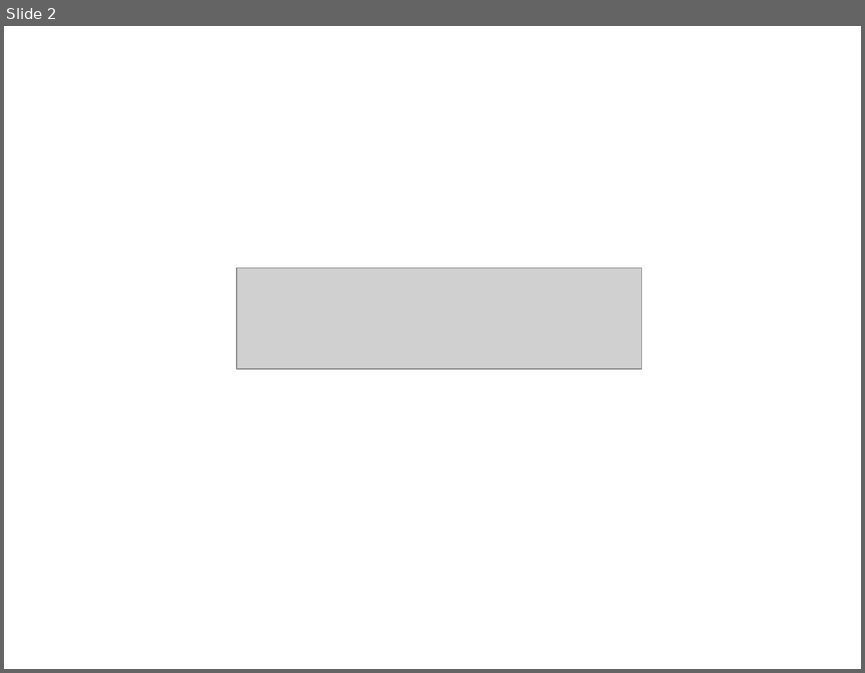
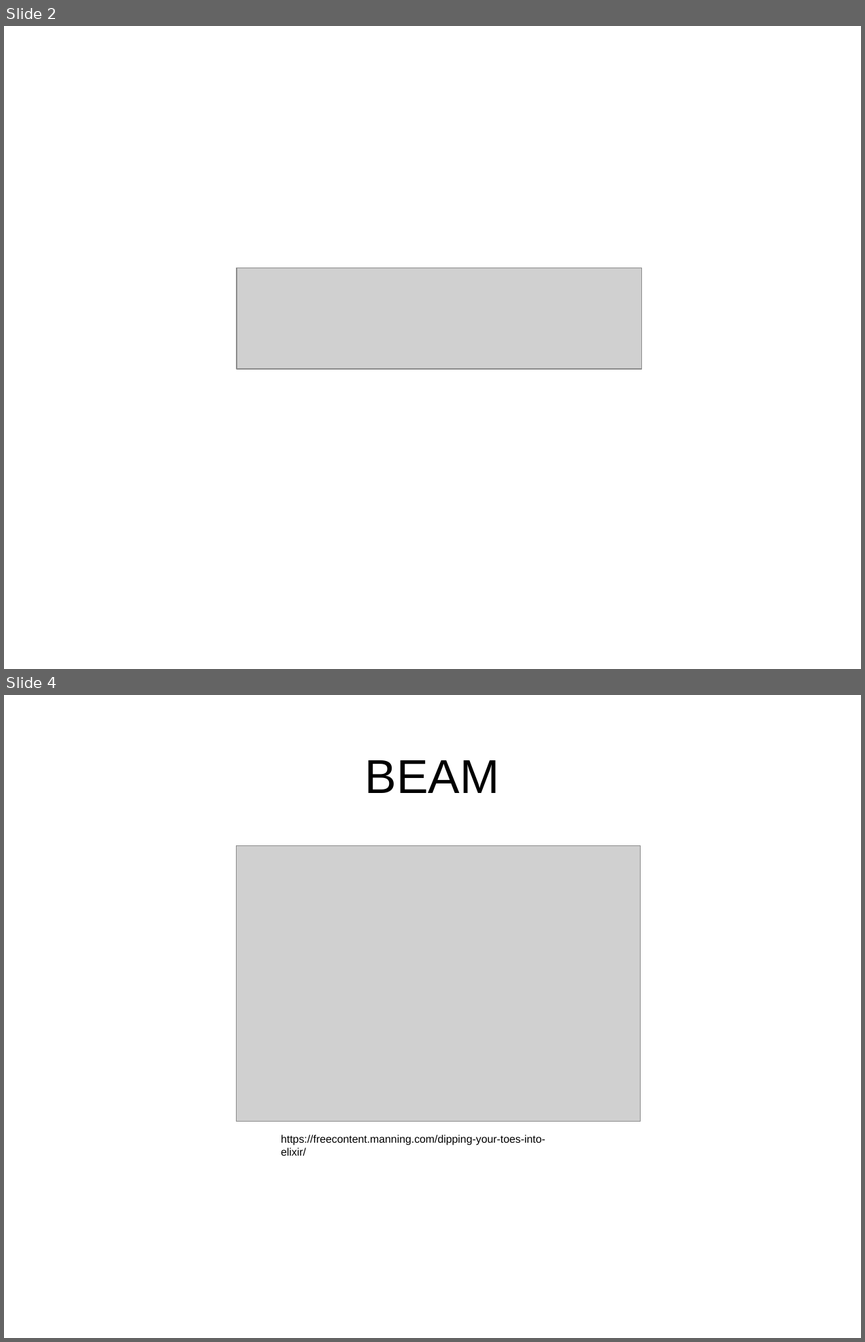
Before and after one commit to ramortegui/talks, a slide deck: odps/elixir-reactive-app.odp. Shown one above the other, each under a label of ours: slide 2 before the commit, slides 2 and 4 after it; the slides between them are not shown. The pictures are 865x673 and 865x1342 pixels, drawn with LibreOffice and Linux fonts; fonts in the diff are those of the drawing; grey boxes stand for pictures. Boxes give left, top, right and bottom in pixels: in the first picture for what was removed or moved away, otherwise in the second. Text is boxed around its words. In the diff, an @@ line names an element or a change of style, - is before the commit and + after.

```diff
--- a/odps/elixir-reactive-app.odp
+++ b/odps/elixir-reactive-app.odp
@@ slide 4 added at (4, 695, 861, 1338), background #FFFFFF @@
@@ title added at (365, 760, 500, 793), 44 pt, text #000000 @@
+BEAM
@@ picture added at (237, 845, 640, 1121) @@
@@ text added at (281, 1134, 545, 1155), 10 pt, text #000000 @@
+https://freecontent.manning.com/dipping-your-toes-into-elixir/
```
Also in this commit, not shown: 9 slides changed, 4 other slides added, 2 slides removed.
